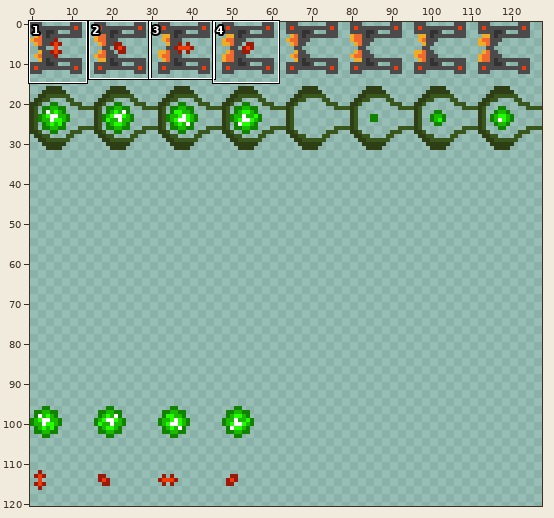
Two versions of one sprite sheet, sprites/SpriteSheet.png. Above, an overview of the earlier version with the close-up marked.
Close-up. First the earlier version:
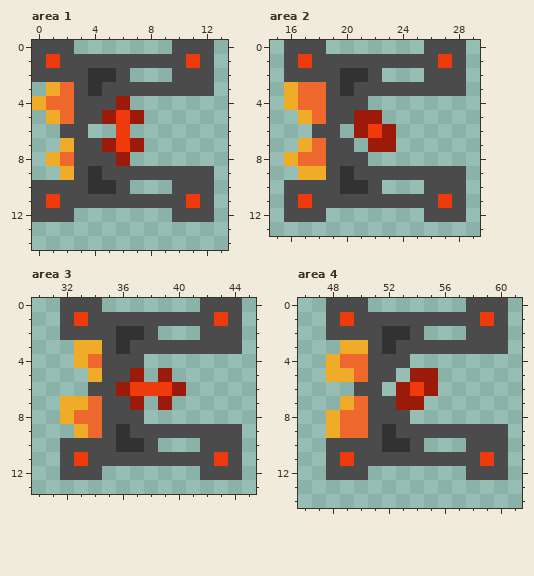
The file is 128x128 pixels. Shown: area 1: x 0..13, y 0..14; area 2: x 15..29, y 0..13; area 3: x 30..45, y 0..13; area 4: x 46..61, y 0..14. The wide view leaves out empty margins. The commit also changed other parts of the picture, which this record leaves out.
The result:
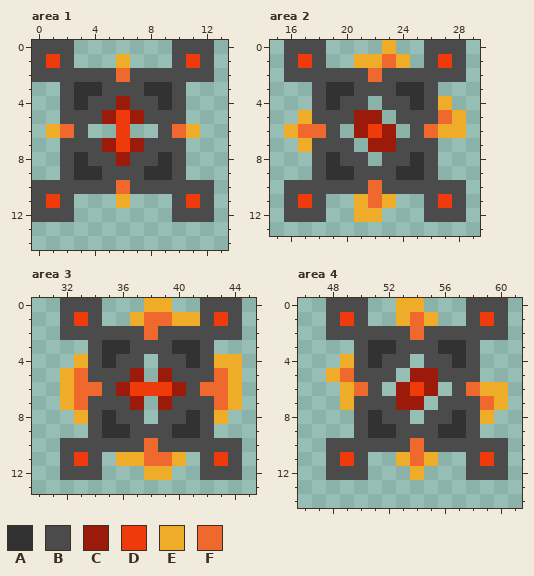
Palette (. is transparent): A #323232  B #4b4b4b  C #9b1a0a  D #ef3a0c  E #efac28  F #ef692f
From old to new:
Area 1:
y 1: x 3..9 BBBBBBB -> ...E...
y 2: x 4..9 AAB... -> BBFBBB
y 3: x 1..3 EFB -> .BA; x 8..9 BB -> AA; x 11..12 BB -> ..
y 4: x 0..3 EFFB -> ..BA; x 7..10 .... -> BBAB
y 5: x 1..2 EF -> .B; x 8..10 ... -> BBB
y 6: x 1..2 .B -> EF; x 9..11 ... -> BFE
y 7: x 2 E -> B; x 8..10 ... -> BBB
y 8: x 1..3 EFB -> .BA; x 7..10 .... -> BBAB
y 9: x 2..3 EB -> BA; x 8..9 BB -> AA; x 11..12 BB -> ..
y 10: x 4..9 AAB... -> BBFBBB
y 11: x 3..9 BBBBBBB -> ...E...
Area 2:
y 0: x 23 . -> E
y 1: x 19..25 BBBBBBB -> ..EEFE.
y 2: x 20..25 AAB... -> BBFBBB
y 3: x 16..19 EFFB -> ..BA; x 24..25 BB -> AA; x 27..28 BB -> ..
y 4: x 16..19 EFFB -> ..BA; x 23..27 ..... -> BBABE
y 5: x 18 F -> B; x 24..28 ..... -> BBBFE
y 6: x 16..18 ..B -> EFF; x 25..28 .... -> BFEE
y 7: x 18 F -> B; x 24..26 ... -> BBB
y 8: x 16..19 EFFB -> ..BA; x 23..26 .... -> BBAB
y 9: x 17..19 EEB -> .BA; x 24..25 BB -> AA; x 27..28 BB -> ..
y 10: x 20..25 AAB... -> BBFBBB
y 11: x 19..25 BBBBBBB -> ..EFE..
y 12: x 21..22 .. -> EE
Area 3:
y 0: x 38..39 .. -> EE
y 1: x 35..41 BBBBBBB -> ..EFFEE
y 2: x 36..41 AAB... -> BBFBBB
y 3: x 33..35 EEB -> .BA; x 40..41 BB -> AA; x 43..44 BB -> ..
y 4: x 34..35 FB -> BA; x 39..44 ...... -> BBABEE
y 5: x 32..34 ..E -> EFB; x 40..44 ..... -> BBBFE
y 6: x 32..34 ..B -> EFF; x 41..44 .... -> BFFE
y 7: x 33..34 EF -> FB; x 40..44 ..... -> BBBFE
y 8: x 32..35 EFFB -> .EBA; x 39..43 ..... -> BBABE
y 9: x 33..35 EFB -> .BA; x 40..41 BB -> AA; x 43..44 BB -> ..
y 10: x 36..41 AAB... -> BBFBBB
y 11: x 35..41 BBBBBBB -> .EEFFE.
y 12: x 38..39 .. -> EE
Area 4:
y 0: x 53..54 .. -> EE
y 1: x 51..57 BBBBBBB -> ..EFE..
y 2: x 52..57 AAB... -> BBFBBB
y 3: x 49..51 EEB -> .BA; x 56..57 BB -> AA; x 59..60 BB -> ..
y 4: x 48..51 EFFB -> .EBA; x 55..58 .... -> BBAB
y 5: x 49..50 EF -> FB; x 56..58 ... -> BBB
y 6: x 49..50 .B -> EF; x 57..60 .... -> BFEE
y 7: x 50 F -> B; x 56..60 ..... -> BBBFE
y 8: x 48..51 EFFB -> ..BA; x 55..59 ..... -> BBABE
y 9: x 48..51 EFFB -> ..BA; x 56..57 BB -> AA; x 59..60 BB -> ..
y 10: x 52..57 AAB... -> BBFBBB
y 11: x 51..57 BBBBBBB -> ..EFE..
y 12: x 54 . -> E
Changed places in both close-ups, as pixel boxes (x1, y1, x2, y2):
changed: (32, 54, 214, 208)
changed: (284, 40, 466, 222)
changed: (60, 298, 242, 480)
changed: (326, 298, 508, 480)
